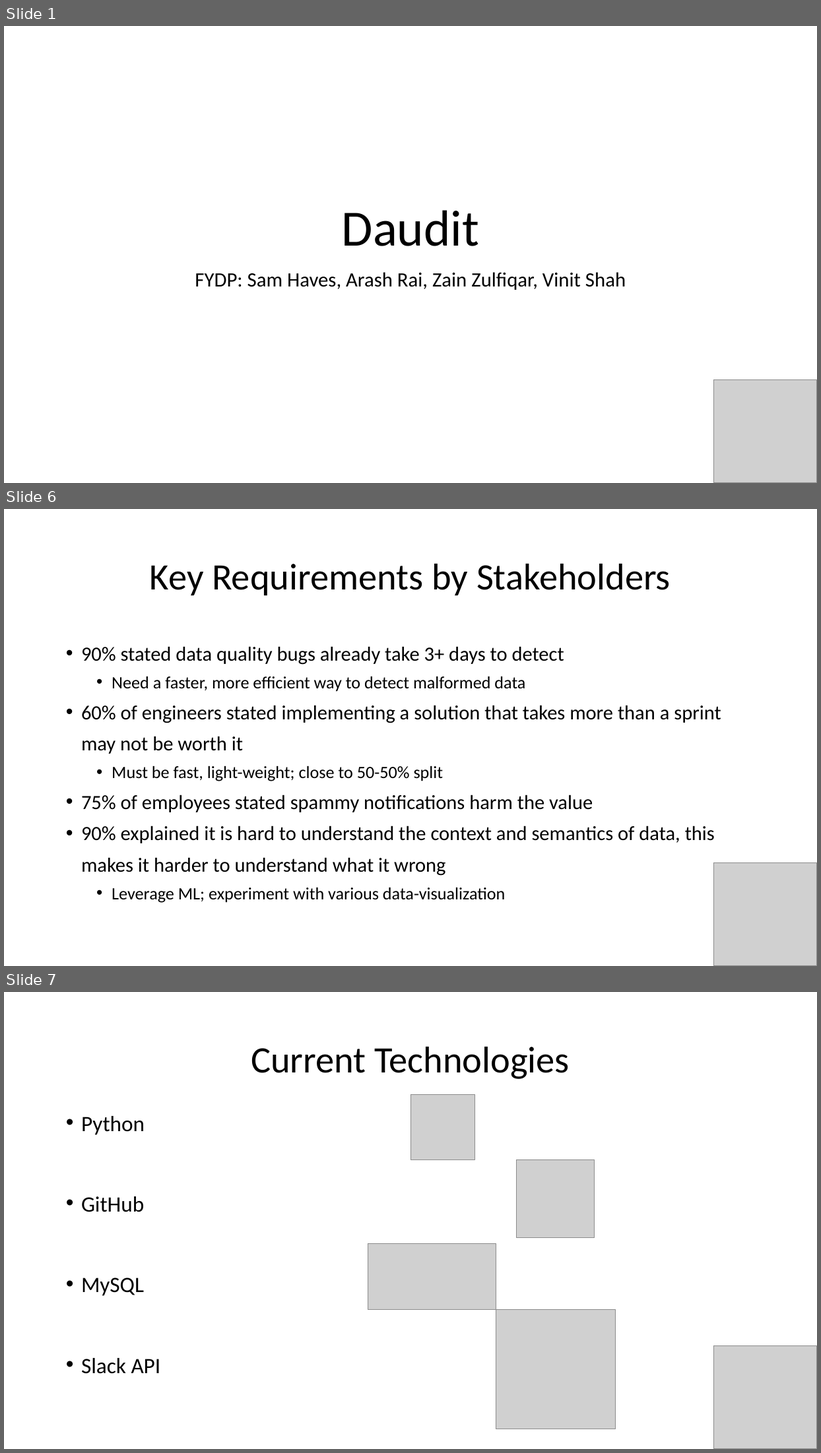
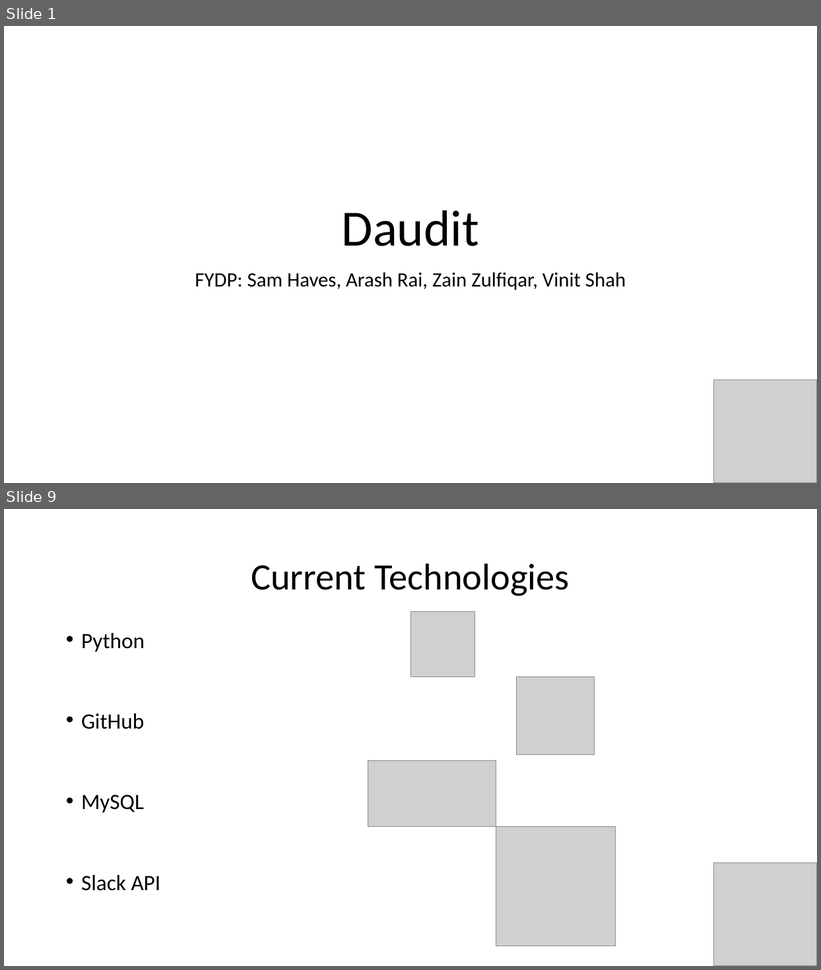
Before and after one commit to havess/daudit, a slide deck: midterm_presentation.pptx. Shown one above the other, each under a label of ours: slides 1, 6 and 7 before the commit, slides 1 and 9 after it; the slides between them are not shown. The pictures are 821x1453 and 821x970 pixels, drawn with LibreOffice and Linux fonts; fonts in the diff are those of the drawing; grey boxes stand for pictures. Boxes give left, top, right and bottom in pixels: in the first picture for what was removed or moved away, otherwise in the second. Text is boxed around its words. In the diff, an @@ line names an element or a change of style, - is before the commit and + after.

```diff
--- a/midterm_presentation.pptx
+++ b/midterm_presentation.pptx
@@ slide 6 removed at (x1=4, y1=509, x2=817, y2=966), background #FFFFFF @@
@@ title removed at (x1=150, y1=563, x2=671, y2=595) @@
-Key Requirements by Stakeholders
@@ text removed at (x1=81, y1=646, x2=721, y2=903) @@
-• 90% stated data quality bugs already take 3+ days to detect
-  • Need a faster, more efficient way to detect malformed data
-• 60% of engineers stated implementing a solution that takes more than a sprint may not be worth it
-  • Must be fast, light-weight; close to 50-50% split
-• 75% of employees stated spammy notifications harm the value
-• 90% explained it is hard to understand the context and semantics of data, this makes it harder to understand what it wrong
-  • Leverage ML; experiment with various data-visualization
@@ picture removed at (x1=714, y1=863, x2=817, y2=966) @@
@@ what was slide 7 is now slide 9 @@
```
Also in this commit, not shown: 7 slides added, 10 other slides removed, 6 other files.
